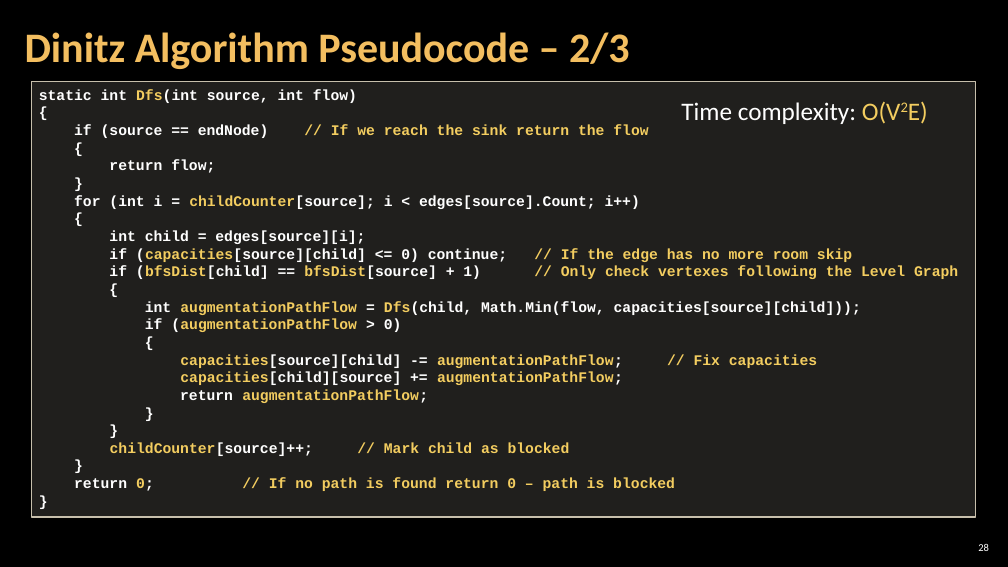
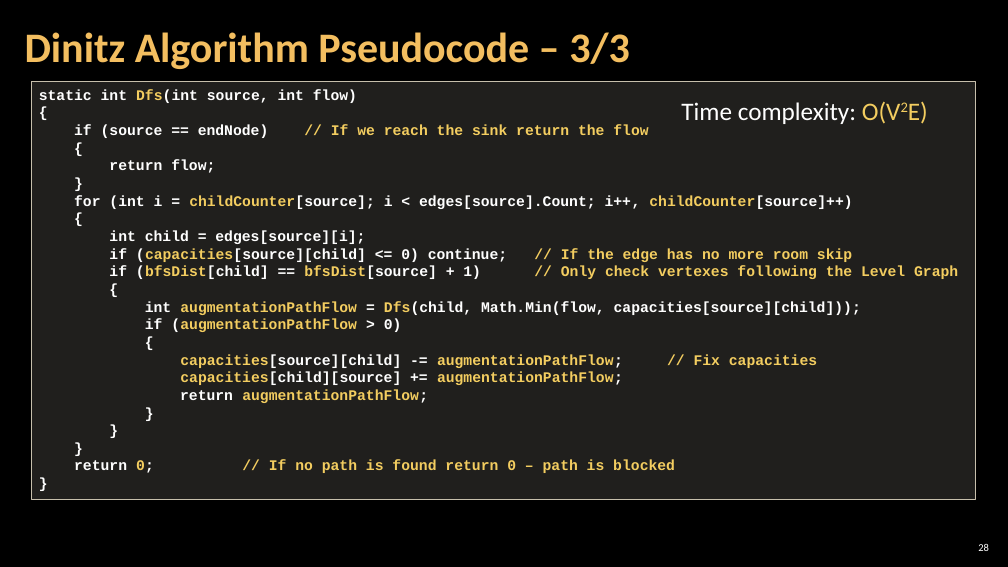
Before and after one commit to Martin-BG/SoftUni-Algorithms, a slide deck: slide 28 of 18. Advanced Graph Algorithms - Part II/09. Advanced-Graph-Algorithms-Part-II.pptx. Drawn at 1008x567 pixels with LibreOffice and Linux fonts; fonts in the diff are those of the drawing; background and template pictures are left out. Boxes give left, top, right and bottom in pixels: in the first picture for what was removed or moved away, otherwise in the second. Text is boxed around its words. In the diff, an @@ line names an element or a change of style, - is before the commit and + after.

```diff
--- a/18. Advanced Graph Algorithms - Part II/09. Advanced-Graph-Algorithms-Part-II.pptx
+++ b/18. Advanced Graph Algorithms - Part II/09. Advanced-Graph-Algorithms-Part-II.pptx
@@ title at (x1=25, y1=32, x2=630, y2=69): text changed @@
-Dinitz Algorithm Pseudocode – 2/3
+Dinitz Algorithm Pseudocode – 3/3
@@ rectangle "static int Dfs(int source, int ..." resized from (x1=31, y1=82, x2=975, y2=517) to (x1=31, y1=82, x2=975, y2=499) @@
@@ text in rectangle at (x1=74, y1=195, x2=852, y2=209): text changed @@
-for (int i = childCounter[source]; i < edges[source].Count; i++)
+for (int i = childCounter[source]; i < edges[source].Count; i++, childCounter[source]++)
@@ text in rectangle at (x1=110, y1=442, x2=570, y2=456): paragraph removed @@
-childCounter[source]++; // Mark child as blocked
```
Also in this commit, not shown: 2 other slides changed, 1 other file.
